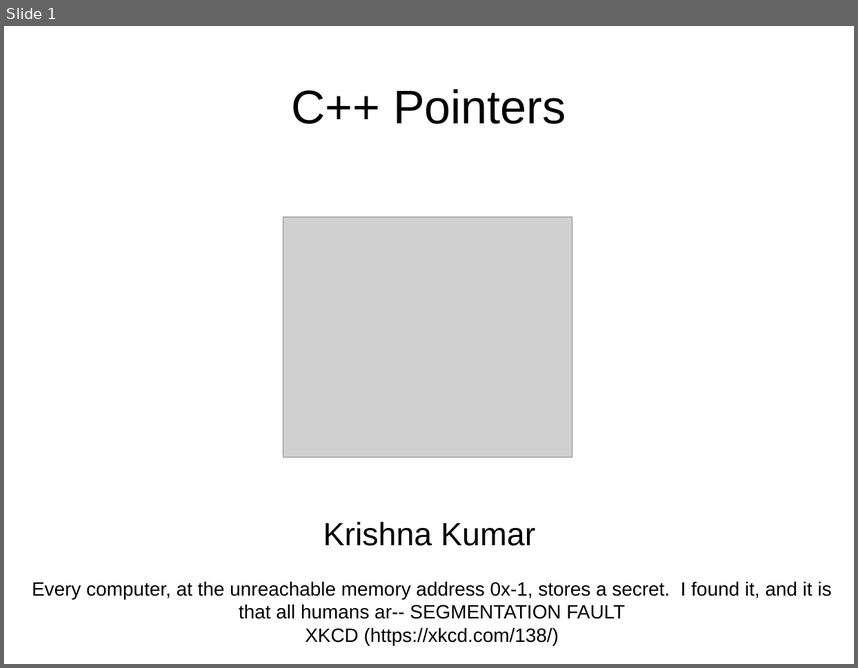
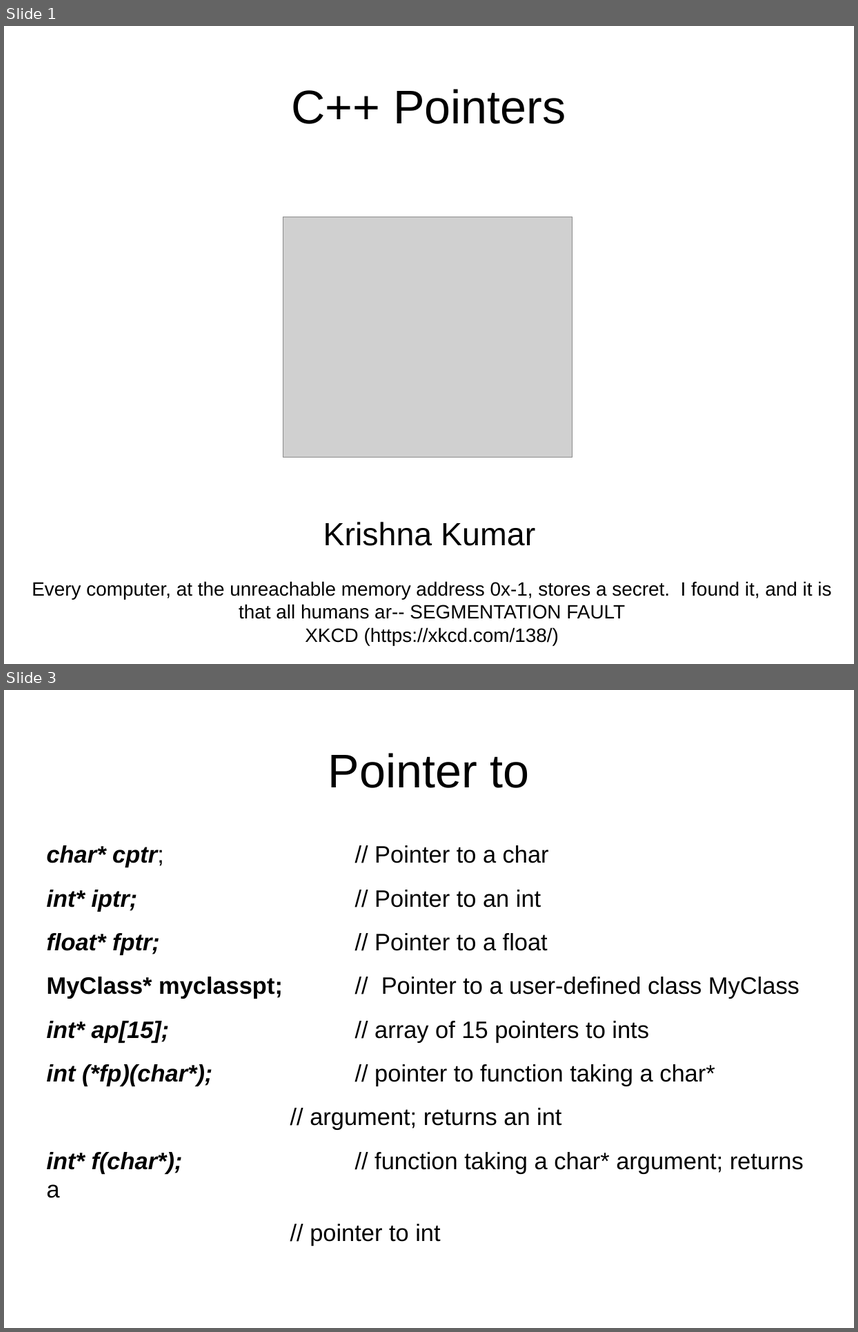
Before and after one commit to kks32/cpp-software-development, a slide deck: Ex6_Pointers/Ex6_Pointers.odp. Shown one above the other, each under a label of ours: slide 1 before the commit, slides 1 and 3 after it; the slides between them are not shown. The pictures are 858x668 and 858x1332 pixels, drawn with LibreOffice and Linux fonts; fonts in the diff are those of the drawing; grey boxes stand for pictures. Boxes give left, top, right and bottom in pixels: in the first picture for what was removed or moved away, otherwise in the second. Text is boxed around its words. In the diff, an @@ line names an element or a change of style, - is before the commit and + after.

Commit message:
Pointer Danger

```diff
--- a/Ex6_Pointers/Ex6_Pointers.odp
+++ b/Ex6_Pointers/Ex6_Pointers.odp
@@ slide 3 added at box(4, 690, 854, 1328), background #FFFFFF @@
@@ title added at box(328, 753, 530, 788), 44 pt, text #000000 @@
+Pointer to
@@ text added at box(47, 845, 804, 1173), 22.2 pt, text #000000 @@
+char* cptr; // Pointer to a char
+int* iptr; // Pointer to an int
+float* fptr; // Pointer to a float
+MyClass* myclasspt; // Pointer to a user-defined class MyClass
+int* ap[15]; // array of 15 pointers to ints
+int (*fp)(char*); // pointer to function taking a char*
+// argument; returns an int
+int* f(char*); // function taking a char* argument; returns a
+// pointer to int
```
Also in this commit, not shown: 1 slide changed, 2 other slides added, 1 other file.
